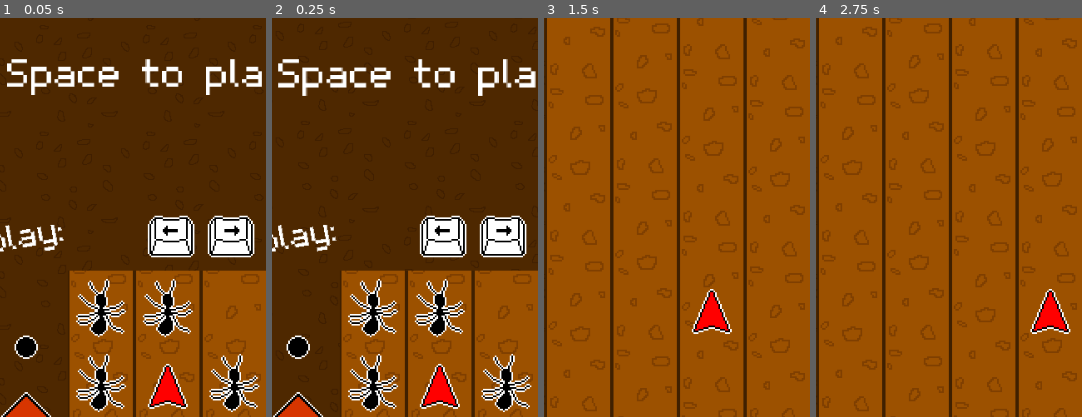
Above: before the commit, frames 1-4 (left to right).
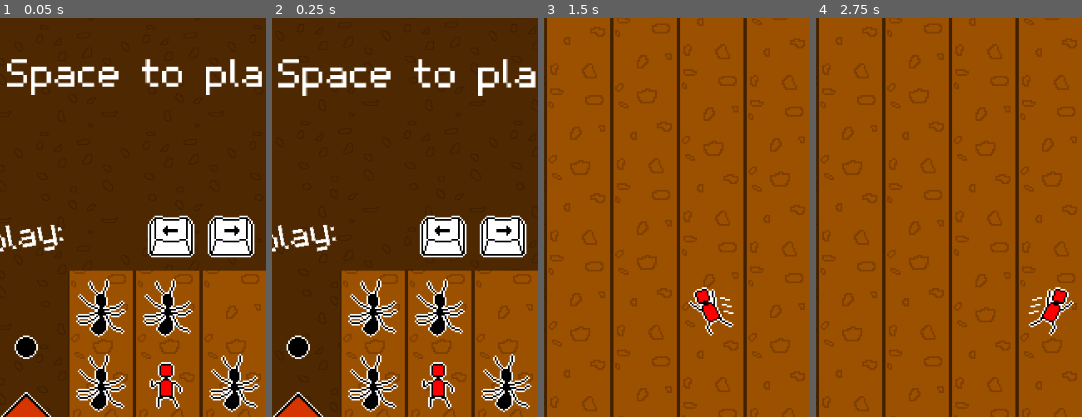
Above: after the commit, the same moments.

Repository: PizzaLovers007/Acerola-Jam-0
Game: Godot game, scene res://Scenes/MainMenu.tscn
Two runs of this game, one before a commit and one after it. Both use one fixed random seed, a clock stepped at 60 frames per second and the inputs below. Sound files missing from this copy of the repository are replaced by a short silence.
Inputs:
- Up to frame 1 (0.05 s): no input
- Up to frame 2 (0.25 s): no input
- Up to frame 3 (1.5 s): tap Space at 0.5 s; hold Right (ui_right) 0.53-1.28 s; tap Enter (ui_accept) at 0.77, 1.25 s; hold Left (ui_left) from 1.28 s (still down)
- Up to frame 4 (2.75 s): tap Enter (ui_accept) at 1.52, 2 s; release Left (ui_left) at 2.03 s; hold Right (ui_right) from 2.03 s (still down)
The pictures show only the part of the screen within x 34-84%, y 38-88%; the shares and areas given below are measured in that part.

The runs differ from the first frame. In frame 1, 1.0% of the frame differs, in the area x 55-71%, y 86-98%; in frame 2, 1.0%; in frame 3, 1.2%; in frame 4, 1.2%, in the area x 79-97%, y 67-80%.

Commit message:
Update player sprite

Diff:
--- a/Scenes/Objects/Player.tscn
+++ b/Scenes/Objects/Player.tscn
@@ -1,6 +1,6 @@
 [gd_scene load_steps=6 format=3 uid="uid://bbuo24wyxqqay"]
 
-[ext_resource type="Texture2D" uid="uid://dmwh22s5lp4bn" path="res://Sprites/player_ship.png" id="1_uvvdc"]
+[ext_resource type="Texture2D" uid="uid://bnfbdtcciqq8l" path="res://Sprites/player_idle.png" id="2_3gdm6"]
 [ext_resource type="AudioStream" uid="uid://cbyb75imslw3t" path="res://Sounds/Hit_Hurt.wav" id="4_0gb6e"]
 [ext_resource type="AudioStream" uid="uid://dwym8a4nu4bc" path="res://Sounds/Hit_Dead.wav" id="4_qv5wy"]
 [ext_resource type="Script" path="res://Scripts/Player/Player.gd" id="4_rcthe"]
@@ -13,7 +13,7 @@
 [node name="Sprite" type="Sprite2D" parent="."]
 position = Vector2(0, -2)
 scale = Vector2(2, 2)
-texture = ExtResource("1_uvvdc")
+texture = ExtResource("2_3gdm6")
 
 [node name="Area2D" type="Area2D" parent="."]
 
--- a/Scripts/Menu/MainMenu.gd
+++ b/Scripts/Menu/MainMenu.gd
@@ -90,17 +90,18 @@
 
 func _move_player(beat: int, fract: int) -> void:
 	var half_beat = beat * 2 + fract
-	player.move(_PLAYER_MOVES[half_beat % 16])
 	match _PLAYER_MOVES[half_beat % 16]:
 		-1:
 			left_key_sprite.texture = _key_down_img
 			right_key_sprite.texture = _key_up_img
+			player.move(-1)
 		0:
 			left_key_sprite.texture = _key_up_img
 			right_key_sprite.texture = _key_up_img
 		1:
 			left_key_sprite.texture = _key_up_img
 			right_key_sprite.texture = _key_down_img
+			player.move(1)
 
 
 # Called every frame. 'delta' is the elapsed time since the previous frame.
--- a/Scripts/Player/Player.gd
+++ b/Scripts/Player/Player.gd
@@ -17,13 +17,17 @@
 @export var invuln_time: float = 0
 @export var column_offset: float = 0
 
+var _idle_img: CompressedTexture2D = preload("res://Sprites/player_idle.png")
+var _dodge_img: CompressedTexture2D = preload("res://Sprites/player_dodge.png")
 var _obstacle_inside: Obstacle = null
 var _entered_obstacle_us: int = 0
 var _move_tween: Tween = null
+var _next_idle_cutoff: float = -1
 
 
 # Called when the node enters the scene tree for the first time.
 func _ready() -> void:
+	conductor.eighth_passed.connect(_idle)
 	pass # Replace with function body.
 
 
@@ -77,6 +81,10 @@
 		column = clamp(column, -2, 2)
 		return
 
+	sprite.texture = _dodge_img
+	sprite.flip_h = dir < 0
+	_next_idle_cutoff = conductor.curr_beat + 0.2
+
 	var target_x = Constants.MIDDLE_X + column_offset + column * Constants.COLUMN_WIDTH
 	_move_tween = get_tree().create_tween()
 	_move_tween.set_ease(Tween.EASE_OUT)
@@ -84,6 +92,13 @@
 	_move_tween.tween_property(self, "position:x", target_x, conductor.get_beat_time() / 4)
 	_move_tween.tween_callback(func(): _move_tween = null)
 	_move_tween.play()
+
+
+func _idle(beat: int, fract: int) -> void:
+	if beat + fract / 2.0 > _next_idle_cutoff:
+		sprite.texture = _idle_img
+		if fract == 0:
+			sprite.flip_h = not sprite.flip_h
 
 
 func _on_area_2d_area_entered(area: Area2D) -> void:
Binary file added: Sprites/player_dodge.png
Not shown, added: Sprites/player_dodge.png.import
Binary file added: Sprites/player_idle.png
Not shown, added: Sprites/player_idle.png.import
Binary file changed: Sprites/player_ship.png
Not shown, added: Sprites/player_dodge.pdn
Not shown, added: Sprites/player_idle.pdn
Not shown, changed: Sprites/player_ship.pdn
